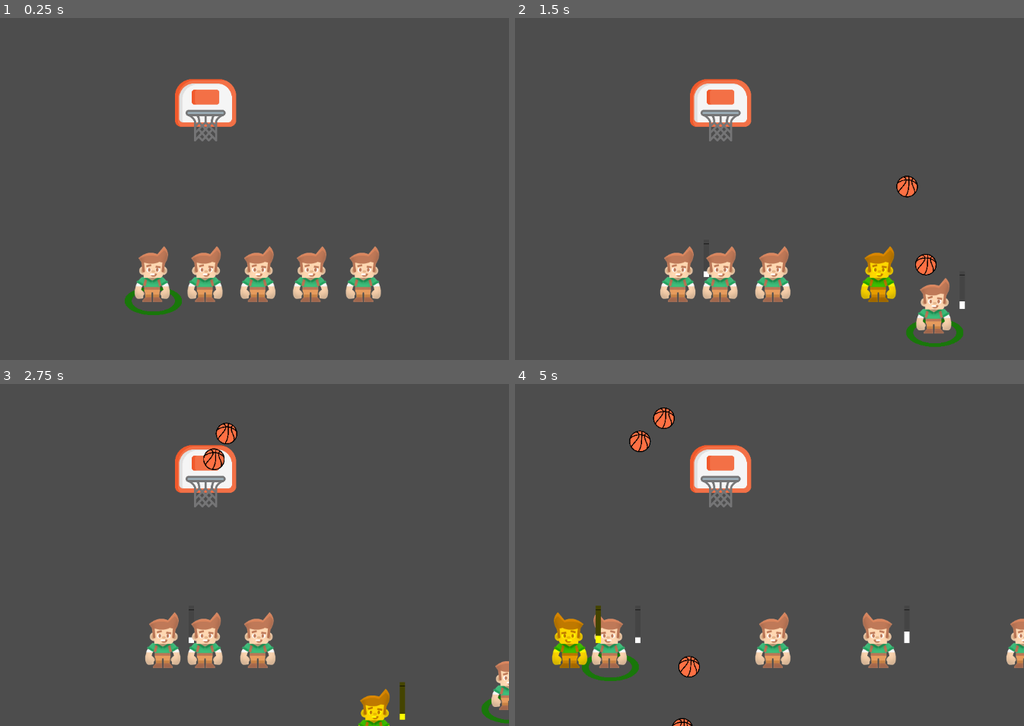
Above: before the commit, frames 1-4 (two rows, left to right).
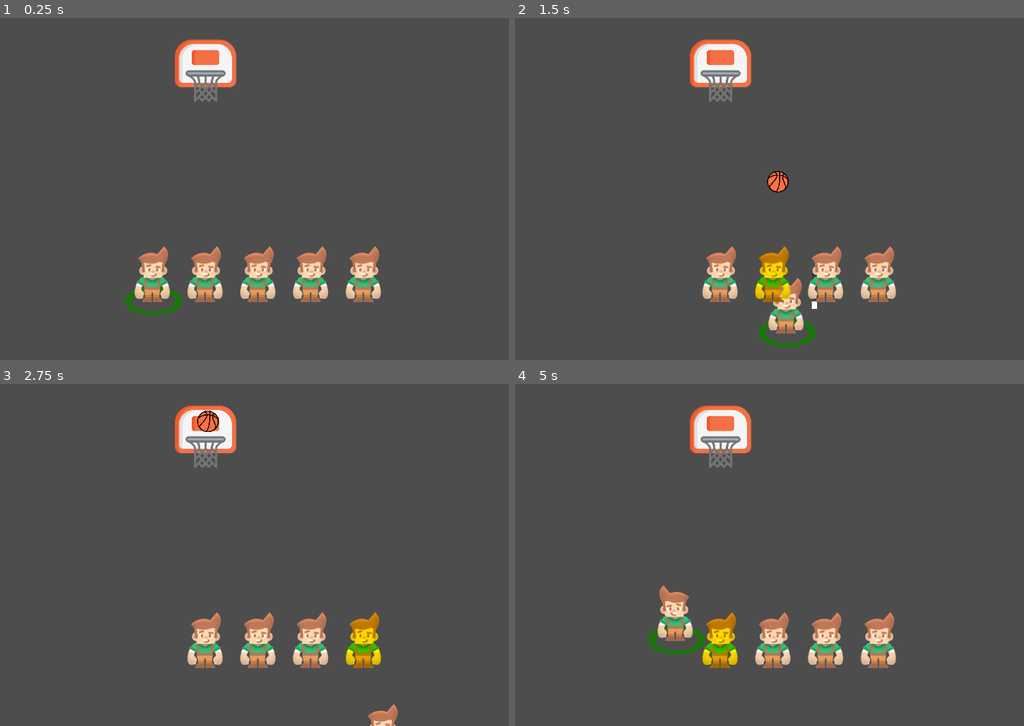
Above: after the commit, the same moments.

Repository: david8zhang/baller-quest-godot
Game: Godot game, scene res://scenes/Main.tscn
Two runs of this game, one before a commit and one after it. Both use one fixed random seed, a clock stepped at 60 frames per second and the inputs below.
Inputs:
- Up to frame 1 (0.25 s): no input
- Up to frame 2 (1.5 s): tap Enter at 0.5 s; hold Right (move_right) 0.53-1.28 s; hold F (shoot_ball) 0.53-1.28 s; tap Space (pass) at 0.6 s; hold Down (move_down) from 1.28 s (still down); tap F (shoot_ball) at 1.35 s
- Up to frame 3 (2.75 s): tap Space (pass) at 1.55, 2.1 s; release Down (move_down) at 2.03 s; hold Right (move_right) from 2.03 s (still down); hold F (shoot_ball) from 2.03 s (still down)
- Up to frame 4 (5 s): release Right (move_right) at 2.78 s; release F (shoot_ball) at 2.78 s; hold Up (move_up) 2.78-3.53 s; tap F (shoot_ball) at 2.85, 4.35 s; tap Space (pass) at 3.05, 3.6, 4.55 s; hold F (shoot_ball) 3.53-4.28 s; hold Left (move_left) from 3.53 s (still down)

The runs differ from the first frame. In frame 1, 3.1% of the frame differs, in the area x 34-47%, y 6-37%; in frame 2, 9.0%; in frame 3, 6.7%; in frame 4, 9.0%, in the area x 7-100%, y 6-100%.

Commit message:
added ball position tweening, posession tracking

Diff:
--- a/prefab/Ball.tscn
+++ b/prefab/Ball.tscn
@@ -10,6 +10,9 @@
 [sub_resource type="CircleShape2D" id="CircleShape2D_yclt3"]
 radius = 20.0
 
+[sub_resource type="CircleShape2D" id="CircleShape2D_csasp"]
+radius = 21.0
+
 [node name="Ball" type="RigidBody2D"]
 collision_layer = 2
 collision_mask = 2
@@ -18,7 +21,7 @@
 script = ExtResource("1_feubt")
 
 [node name="Sprite2D" type="Sprite2D" parent="."]
-position = Vector2(-1, 0)
+position = Vector2(2.08165e-12, 2.08165e-12)
 scale = Vector2(0.08, 0.08)
 texture = ExtResource("1_1fnjy")
 
@@ -35,4 +38,10 @@
 position = Vector2(-1, 0)
 shape = SubResource("CircleShape2D_yclt3")
 
+[node name="PlayerDetector" type="Area2D" parent="."]
+
+[node name="CollisionShape2D" type="CollisionShape2D" parent="PlayerDetector"]
+position = Vector2(-1, 0)
+shape = SubResource("CircleShape2D_csasp")
+
 [connection signal="body_entered" from="MakeDetector" to="." method="_on_rim_detector_body_entered"]
--- a/scenes/Main.tscn
+++ b/scenes/Main.tscn
@@ -13,4 +13,4 @@
 player_scene = ExtResource("1_rkvvu")
 
 [node name="Hoop" parent="." instance=ExtResource("3_4jcto")]
-position = Vector2(0, -150)
+position = Vector2(2.08165e-12, -225)
--- a/scripts/Ball.gd
+++ b/scripts/Ball.gd
@@ -2,15 +2,25 @@
 extends RigidBody2D
 
 @onready var rim_collider = $RimCollider
-@onready var make_collider = $MakeDetector/CollisionShape2D
+@onready var make_collider: CollisionShape2D = $MakeDetector/CollisionShape2D
+@onready var player_collider: CollisionShape2D = $PlayerDetector/CollisionShape2D
+
+var screen_size
+
+func _ready():
+	screen_size = get_viewport_rect().size
+	player_collider.disabled = true
+
 
 func enable_rim_collision():
 	rim_collider.disabled = false
 	make_collider.disabled = true
 
+
 func disable_rim_collision():
 	rim_collider.disabled = true
 	make_collider.disabled = false
+
 
 # logic for when ball colliders with hoop on makes
 func _on_rim_detector_body_entered(body: Node2D):
--- a/scripts/Player.gd
+++ b/scripts/Player.gd
@@ -4,6 +4,8 @@
 const SPEED = 300.0
 var screen_size
 var pass_target: Player
+var has_ball: bool = false
+
 @onready var player_manager: PlayerManager = get_node("/root/Main/PlayerManager")
 @onready var hoop: Hoop = get_node("/root/Main/Hoop") as Hoop
 @export var ball_scene: PackedScene
@@ -35,21 +37,23 @@
 			$Sprite2D.flip_h = velocity.x < 0
 
 		if Input.is_action_pressed("shoot_ball"):
-			shot_meter.fill(2, 0.9)
-			shot_meter.visible = true
+			if has_ball:
+				shot_meter.fill(2, 0.9)
+				shot_meter.visible = true
 
 
 func _unhandled_input(event):
-	if (player_manager.selected_player == self):
+	if player_manager.selected_player == self and has_ball:
 		if Input.is_action_just_released("shoot_ball"):
 			shot_meter.display_feedback()
 			var shot_result = shot_meter.get_shot_result()
 			shoot_ball(shot_result)
 		if Input.is_action_just_pressed("pass"):
 			if pass_target != null:
-				pass_target.modulate = Color(1, 1, 1)
-				player_manager.switch_to_player(pass_target)
-				pass_target = null
+				pass_ball()
+#				pass_target.modulate = Color(1, 1, 1)
+#				player_manager.switch_to_player(pass_target)
+#				pass_target = null
 
 
 func update_pass_target(velocity: Vector2):
@@ -72,7 +76,25 @@
 	self.modulate = Color(1, 1, 0)
 
 
+func pass_ball():
+#	has_ball = false
+	var ball = ball_scene.instantiate() as Ball
+	ball.position.x = self.position.x
+	ball.position.y = self.position.y
+	add_sibling(ball)
+#	ball.player_collider.disabled = false
+#	var callable = Callable(self, "pass_complete").bind(ball, pass_target)
+#	ball.player_collider.connect("body_entered", callable)
+	var tween = create_tween()
+	tween.tween_property(ball, "position", pass_target.position, 0.5)
+
+
+func pass_complete(ball: Ball, target: Player):
+	print(ball)
+
+
 func shoot_ball(shot_result: ShotMeter.SHOT_RESULT):
+	has_ball = false
 	var ball = ball_scene.instantiate() as Ball
 	ball.position.x = self.position.x
 	ball.position.y = self.position.y
--- a/scripts/PlayerManager.gd
+++ b/scripts/PlayerManager.gd
@@ -14,6 +14,7 @@
 		add_child(new_player)
 	selected_player = players[0]
 	selected_player.select()
+	selected_player.has_ball = true
 
 
 func switch_to_player(player: Player):
Not shown: 1 places in prefab/Ball.tscn that only renumber resources
